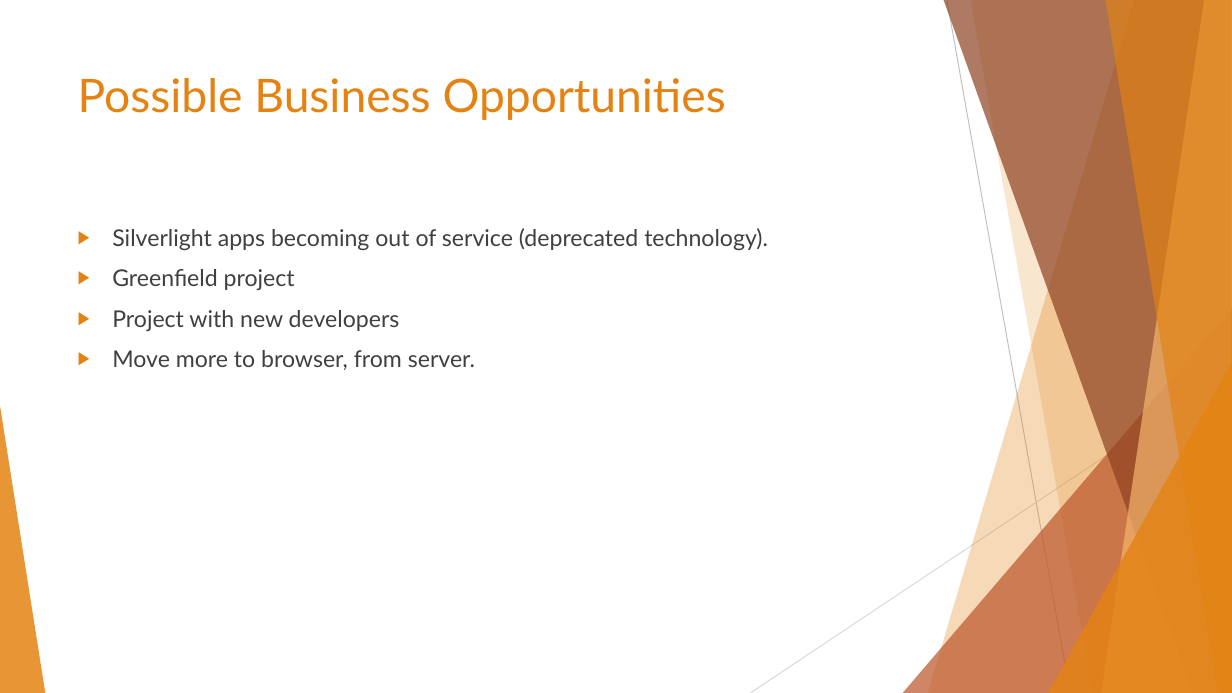
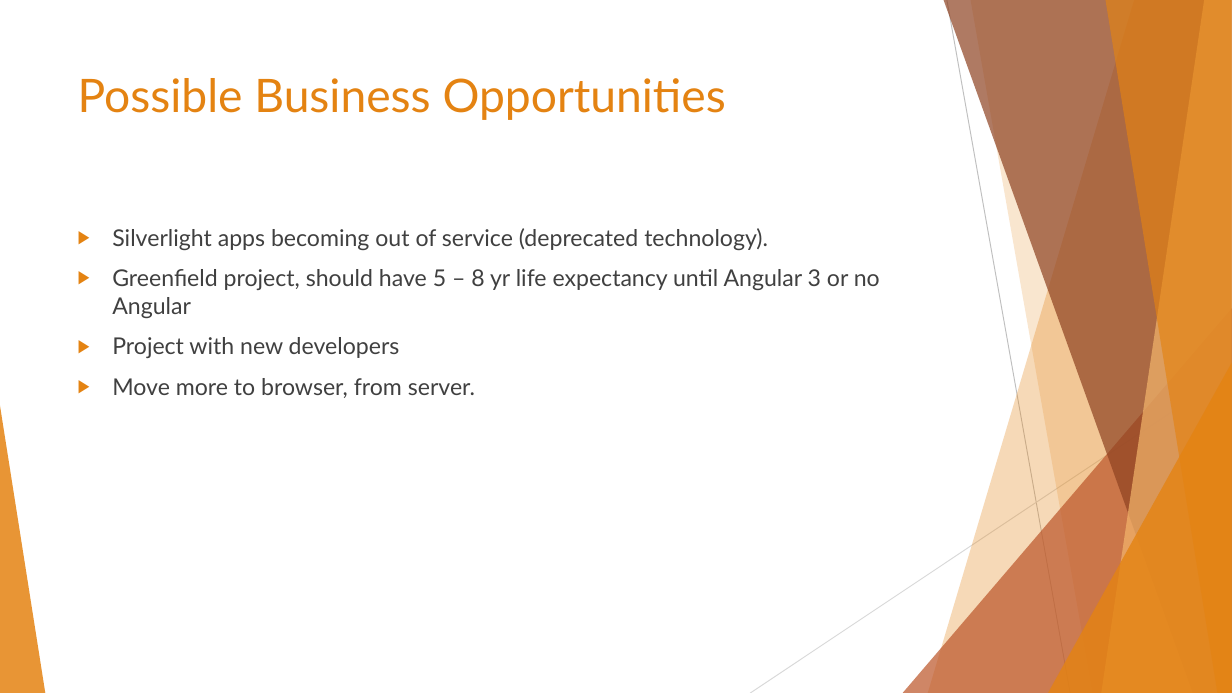
Before and after one commit to cwelrod/Demo, a slide deck: slide 17 of Angular 2 with TypeScript cont of MontJUG Spring Demo.pptx (slide 15 before the commit). Drawn at 1232x693 pixels with LibreOffice and Linux fonts; fonts in the diff are those of the drawing. Boxes give left, top, right and bottom in pixels: in the first picture for what was removed or moved away, otherwise in the second. Text is boxed around its words. In the diff, an @@ line names an element or a change of style, - is before the commit and + after.

```diff
--- a/Angular 2 with TypeScript cont of MontJUG Spring Demo.pptx
+++ b/Angular 2 with TypeScript cont of MontJUG Spring Demo.pptx
@@ text at [112,269,880,318]: text changed @@
-▶ Greenfield project
+▶ Greenfield project, should have 5 – 8 yr life expectancy until Angular 3 or no Angular
```
Also in this commit, not shown: 5 other slides changed, 2 slides added.
